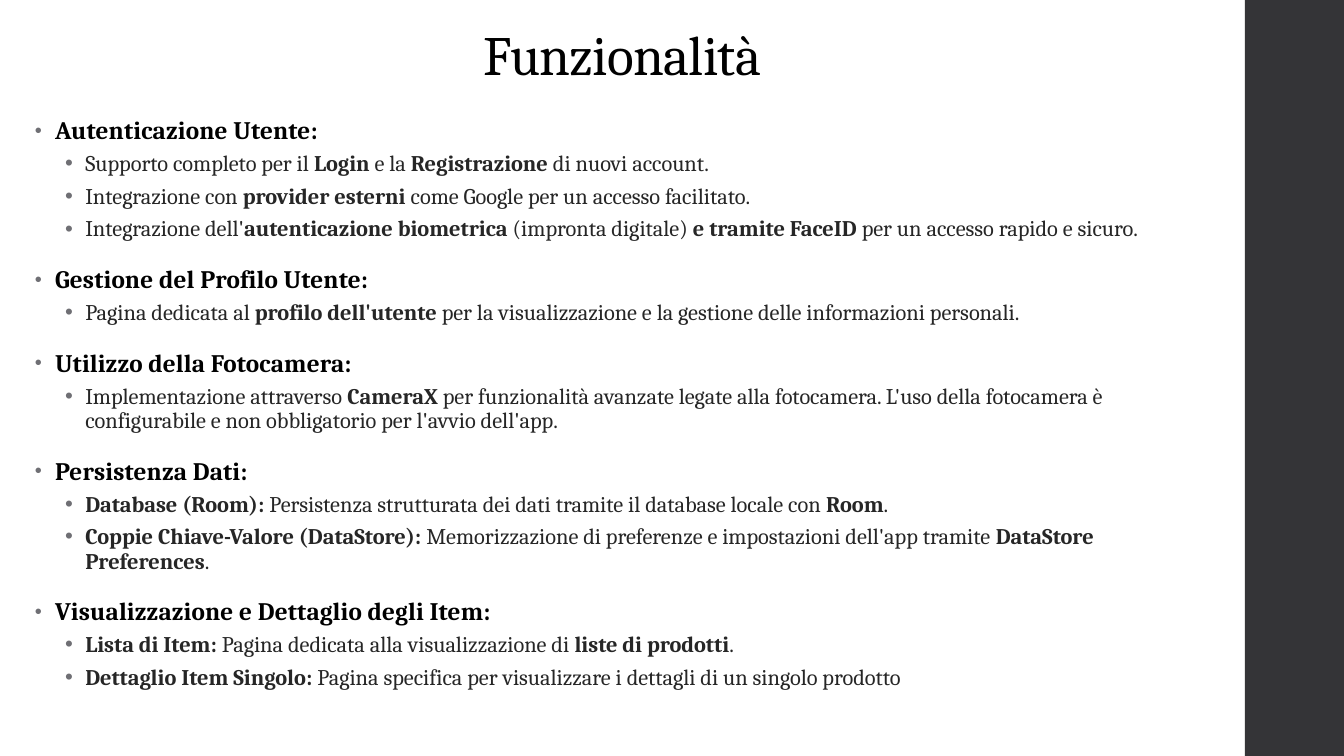
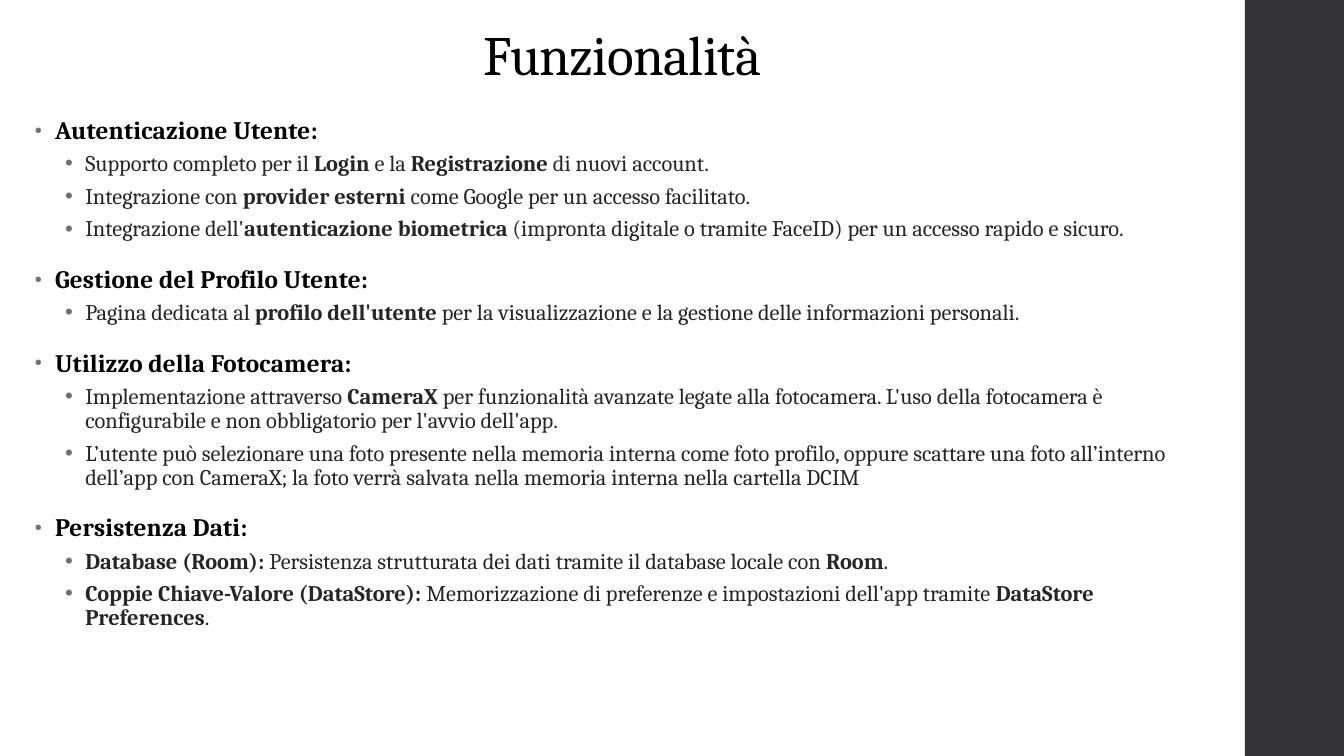
Before and after one commit to vMxster/Kickify, a slide deck: slide 2 of Docs/Kickify.pptx. Drawn at 1344x756 pixels with LibreOffice and Linux fonts; fonts in the diff are those of the drawing. Boxes give left, top, right and bottom in pixels: in the first picture for what was removed or moved away, otherwise in the second. Text is boxed around its words. In the diff, an @@ line names an element or a change of style, - is before the commit and + after.

```diff
--- a/Docs/Kickify.pptx
+++ b/Docs/Kickify.pptx
@@ text at bbox=[85, 220, 1123, 241]: text changed @@
-  • Integrazione dell'autenticazione biometrica (impronta digitale) e tramite FaceID per un accesso rapido e sicuro.
+  • Integrazione dell'autenticazione biometrica (impronta digitale o tramite FaceID) per un accesso rapido e sicuro.
@@ text at bbox=[85, 445, 1165, 490]: paragraph added @@
+  • L’utente può selezionare una foto presente nella memoria interna come foto profilo, oppure scattare una foto all’interno dell’app con CameraX; la foto verrà salvata nella memoria interna nella cartella DCIM
@@ text at bbox=[55, 602, 900, 690]: paragraphs removed @@
-• Visualizzazione e Dettaglio degli Item:
-  • Lista di Item: Pagina dedicata alla visualizzazione di liste di prodotti.
-  • Dettaglio Item Singolo: Pagina specifica per visualizzare i dettagli di un singolo prodotto
```
Also in this commit, not shown: 2 other slides changed.
